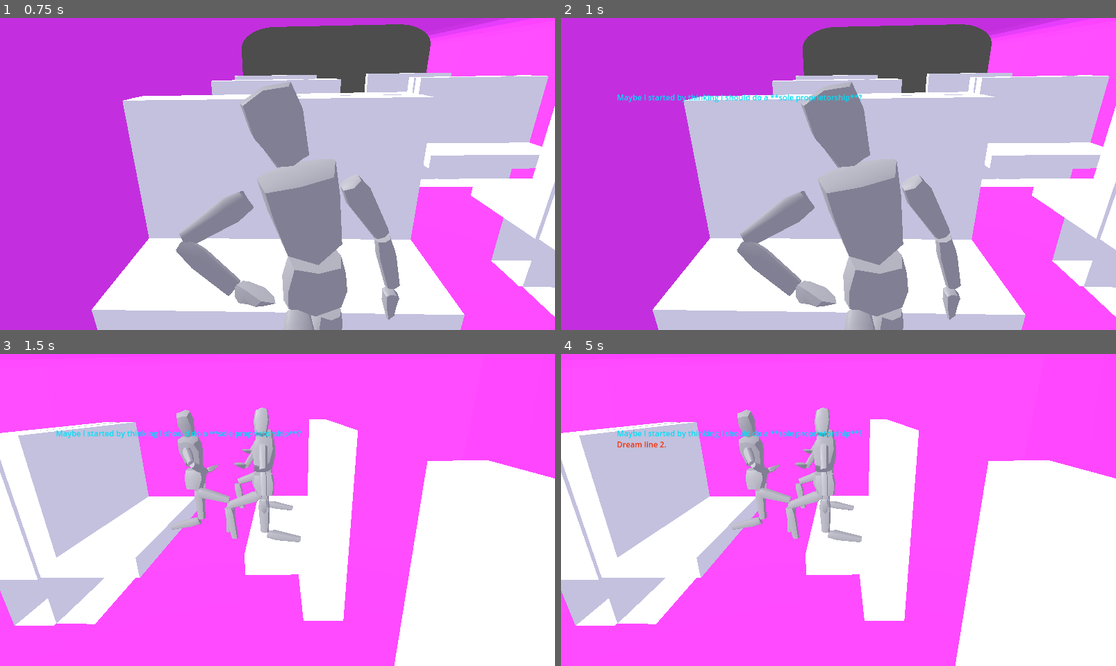
Above: before the commit, frames 1-4 (two rows, left to right).
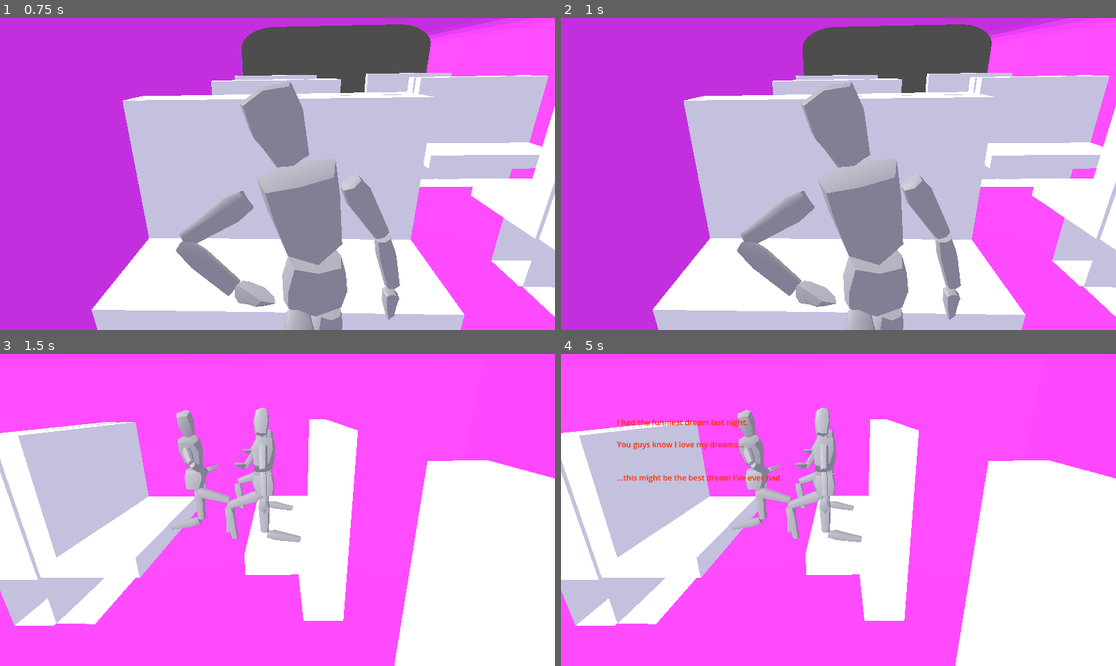
Above: after the commit, the same moments.

Repository: gussmith23/2024-09-plse-game-jam
Game: Godot game, scene res://main.tscn
Same seed, same stepped clock (60 frames per second), same inputs: the game is played once before the commit and once after it.
Inputs (mouse positions are in pixels of both pictures, inside the frame that each line leads up to):
- Up to frame 1 (0.75 s): tap Enter at 0.5 s; move the mouse to (399, 158) at 0.52 s
- Up to frame 2 (1 s): no input
- Up to frame 3 (1.5 s): tap Space at 1.25 s; move the mouse to (166, 525) at 1.27 s
- Up to frame 4 (5 s): tap Enter at 2, 3.5 s; move the mouse to (894, 441) at 2.02 s; tap Space at 2.75, 4.25 s; move the mouse to (810, 572) at 2.77 s; move the mouse to (1005, 556) at 3.52 s; move the mouse to (672, 463) at 4.27 s

Frame 1 is identical in both runs. In frame 2, 0.5% of the frame differs, in the area x 10-55%, y 24-28%; in frame 3, 0.5%; in frame 4, 1.2%, in the area x 10-55%, y 20-42%.

Commit message:
work on text

Diff:
--- a/dialog_overlay.gd
+++ b/dialog_overlay.gd
@@ -5,6 +5,10 @@
 
 # What direction we're looking. a float between 0 and 1. Determines which audio stream you get.
 var direction = 0;
+
+# Text line display interval in s.
+const text_interval = 1.5
+const text_interval_random_variance = 1
 
 var play_by_default = true;
 
@@ -19,15 +23,20 @@
 func _ready() -> void:
 	pass
 
-var accum = 0
+var dream_accum = 0
+var boring_accum = 0
+
 # Called every frame. 'delta' is the elapsed time since the previous frame.
 func _process(delta: float) -> void:
-	accum += delta
+	dream_accum += delta
+	boring_accum += delta
 
-	if accum > 1:
+	if dream_accum > text_interval + randf() * text_interval_random_variance:
 		$DreamScript.next()
+		dream_accum = 0
+	if boring_accum > text_interval + randf() * text_interval_random_variance:
 		$BoringScript.next()
-		accum = 0
+		boring_accum = 0
 
 func _on_script_new_line(from: String, line: String) -> void:
 	assert(from == "dream" || from == "boring")
Not shown, changed: dream_script.txt
Not shown: 1 places in main.tscn that only renumber resources
